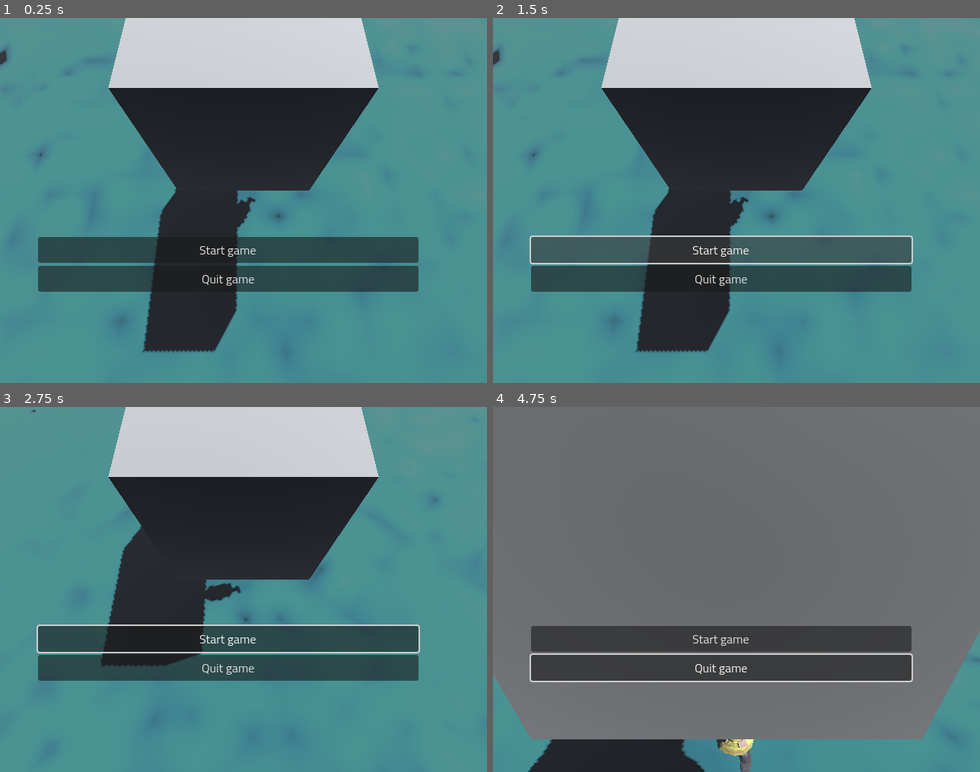
Above: before the commit, frames 1-4 (two rows, left to right).
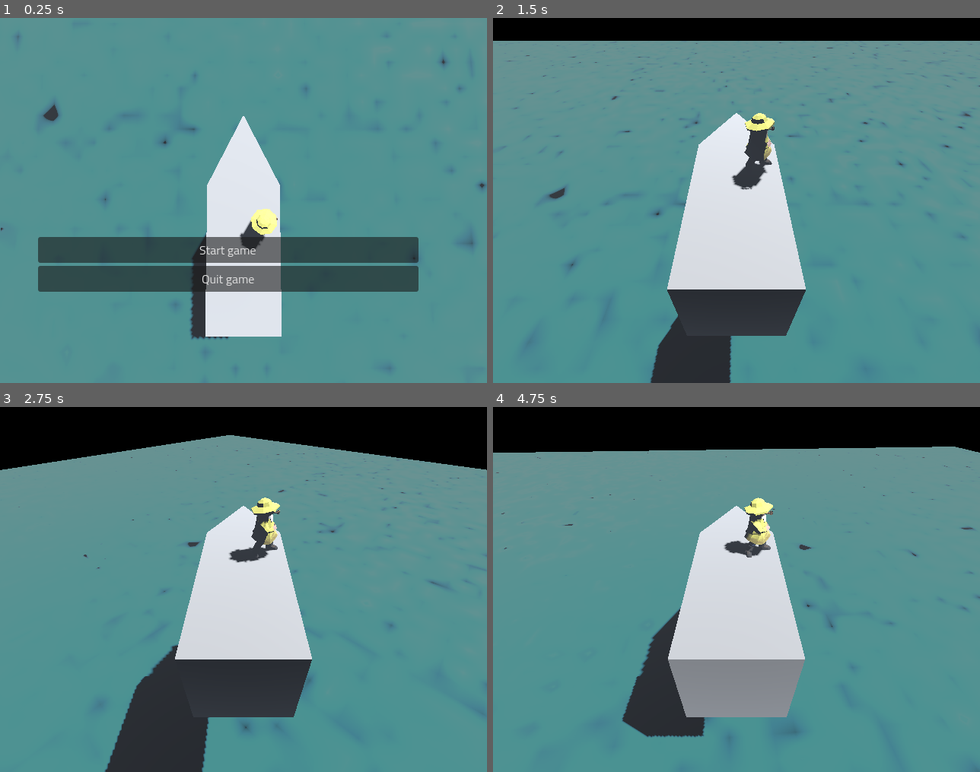
Above: after the commit, the same moments.

Repository: qkas/FGJ2025
Game: Godot game, scene res://scenes/sea/game.tscn
Same seed, same stepped clock (60 frames per second), same inputs: the game is played once before the commit and once after it.
Inputs (mouse positions are in pixels of both pictures, inside the frame that each line leads up to):
- Up to frame 1 (0.25 s): no input
- Up to frame 2 (1.5 s): click "Start game" at 0.5 s; click (721, 251) at 1.25 s, where only the run before the commit has a clickable "Start game"
- Up to frame 3 (2.75 s): tap Enter at 2 s; move the mouse to (350, 571) at 2.02 s; hold D (right) from 2.03 s (still down); hold C from 2.03 s (still down); click (350, 571) at 2.17 s
- Up to frame 4 (4.75 s): release D (right) at 2.75 s; release C at 2.75 s; drag from (639, 607) to (712, 662) at 2.77 s; move the mouse to (785, 509) at 3.52 s; hold D (right) 3.53-4.25 s; hold C 3.53-4.25 s; click (785, 509) at 3.67 s; drag from (712, 662) to (590, 534) at 4.27 s

The runs differ from the first frame. In frame 1, 32% of the frame differs, in the area x 0-100%, y 0-97%; in frame 2, 46%; in frame 3, 52%; in frame 4, 91%, in the area x 0-100%, y 0-100%.

Commit message:
Added game start with animation

Diff:
--- a/entities/boat/boat.gd
+++ b/entities/boat/boat.gd
@@ -1,30 +1,12 @@
 extends CharacterBody3D
 
 @onready var camera_holder: Node3D = $CameraHolder
+@onready var animation_player: AnimationPlayer = $CameraHolder/AnimationPlayer
 
-const max_zoom: float = 1
-const min_zoom: float = -1
-const drag_force: float = 5
+const MAX_ZOOM: float = 1
+const MIN_ZOOM: float = -1
+
 const SPEED = 5.0
-var zoomed_in : bool = false;
-
-
-func _input(event: InputEvent) -> void:
-	if event.is_pressed():
-		if event is InputEventMouseButton:
-			if event.button_index == MOUSE_BUTTON_WHEEL_UP && camera_holder.position.y < max_zoom:
-				camera_holder.position.y += 0.1
-			elif event.button_index == MOUSE_BUTTON_WHEEL_DOWN  && camera_holder.position.y > min_zoom:
-				camera_holder.position.y -= 0.1
-
-	if Input.is_key_pressed(KEY_C):
-		#plays this in reverse
-		if zoomed_in:
-			$CameraHolder/AnimationPlayer.play("zoom_in",-1,-1, true)
-			zoomed_in = false
-		else:
-			$CameraHolder/AnimationPlayer.play("zoom_in")
-			zoomed_in = true
 
 func _physics_process(delta: float) -> void:
 	var input_dir := Input.get_vector("left", "right", "up", "down")
@@ -39,3 +21,14 @@
 		velocity.z = move_toward(velocity.z, 0, SPEED*0.01)
 
 	move_and_slide()
+
+func _input(event: InputEvent) -> void:
+	if event.is_pressed():
+		if event is InputEventMouseButton:
+			if event.button_index == MOUSE_BUTTON_WHEEL_UP and camera_holder.position.y < MAX_ZOOM:
+				camera_holder.position.y += 0.1
+			elif event.button_index == MOUSE_BUTTON_WHEEL_DOWN and camera_holder.position.y > MIN_ZOOM:
+				camera_holder.position.y -= 0.1
+
+func camera_zoom_in():
+	animation_player.play("initialize")
--- a/entities/boat/boat.tscn
+++ b/entities/boat/boat.tscn
@@ -7,65 +7,66 @@
 tracks/0/type = "value"
 tracks/0/imported = false
 tracks/0/enabled = true
-tracks/0/path = NodePath("..:rotation")
+tracks/0/path = NodePath("..:position")
 tracks/0/interp = 1
 tracks/0/loop_wrap = true
 tracks/0/keys = {
 "times": PackedFloat32Array(0),
 "transitions": PackedFloat32Array(1),
 "update": 0,
-"values": [Vector3(-1.22173, 0, 0)]
+"values": [Vector3(0, 15, 0)]
 }
 tracks/1/type = "value"
 tracks/1/imported = false
 tracks/1/enabled = true
-tracks/1/path = NodePath("..:position")
+tracks/1/path = NodePath("..:rotation")
 tracks/1/interp = 1
 tracks/1/loop_wrap = true
 tracks/1/keys = {
 "times": PackedFloat32Array(0),
 "transitions": PackedFloat32Array(1),
 "update": 0,
-"values": [Vector3(0, 4.73899, 6.7679)]
+"values": [Vector3(-1.48353, 0, 0)]
 }
 
-[sub_resource type="Animation" id="Animation_hqcp6"]
-resource_name = "zoom_in"
+[sub_resource type="Animation" id="Animation_6rwih"]
+resource_name = "initialize"
 tracks/0/type = "value"
 tracks/0/imported = false
 tracks/0/enabled = true
-tracks/0/path = NodePath("..:rotation")
+tracks/0/path = NodePath("..:position")
 tracks/0/interp = 1
 tracks/0/loop_wrap = true
 tracks/0/keys = {
-"times": PackedFloat32Array(0, 0.5, 1),
-"transitions": PackedFloat32Array(1, 1.18921, 1.18921),
+"times": PackedFloat32Array(0, 1),
+"transitions": PackedFloat32Array(1, 1),
 "update": 0,
-"values": [Vector3(-1.22173, 0, 0), Vector3(-0.610865, 0, 0), Vector3(0, 0, 0)]
+"values": [Vector3(0, 15, 0), Vector3(0, 8, 10)]
 }
 tracks/1/type = "value"
 tracks/1/imported = false
 tracks/1/enabled = true
-tracks/1/path = NodePath("..:position")
+tracks/1/path = NodePath("..:rotation")
 tracks/1/interp = 1
 tracks/1/loop_wrap = true
 tracks/1/keys = {
-"times": PackedFloat32Array(0, 0.5, 1),
-"transitions": PackedFloat32Array(1, 1, 1),
+"times": PackedFloat32Array(0, 1),
+"transitions": PackedFloat32Array(1, 3),
 "update": 0,
-"values": [Vector3(0, 4.73899, 6.7679), Vector3(0, 0.118093, 7.23137), Vector3(0.3, 1.054, 2.15)]
+"values": [Vector3(-1.48353, 0, 0), Vector3(-0.698132, 0, 0)]
 }
 
 [sub_resource type="AnimationLibrary" id="AnimationLibrary_0qrkx"]
 _data = {
 "RESET": SubResource("Animation_6rhgj"),
-"zoom_in": SubResource("Animation_hqcp6")
+"initialize": SubResource("Animation_6rwih")
 }
 
 [sub_resource type="BoxMesh" id="BoxMesh_iksx1"]
 size = Vector3(4, 4, 8)
 
 [sub_resource type="PrismMesh" id="PrismMesh_dpv1w"]
+size = Vector3(4, 4, 4)
 
 [sub_resource type="BoxShape3D" id="BoxShape3D_jxlmo"]
 
@@ -74,7 +75,7 @@
 script = ExtResource("1_ofn0i")
 
 [node name="CameraHolder" type="Node3D" parent="."]
-transform = Transform3D(1, 0, 0, 0, 0.342021, 0.939693, 0, -0.939693, 0.342021, 0, 4.73899, 6.7679)
+transform = Transform3D(1, 0, 0, 0, 0.0871559, 0.996195, 0, -0.996195, 0.0871559, 0, 15, 0)
 
 [node name="Camera3D" type="Camera3D" parent="CameraHolder"]
 
@@ -85,10 +86,11 @@
 }
 
 [node name="MeshInstance3D" type="MeshInstance3D" parent="."]
+transform = Transform3D(1, 0, 0, 0, 1, 0, 0, 0, 1, 0, 0, 2)
 mesh = SubResource("BoxMesh_iksx1")
 
 [node name="MeshInstance3D2" type="MeshInstance3D" parent="."]
-transform = Transform3D(-4, -6.03983e-07, 2.64009e-14, 0, -1.74846e-07, -4, 6.03983e-07, -4, 1.74846e-07, 0, 0, -6)
+transform = Transform3D(-1, -1.50996e-07, 6.60024e-15, 0, -4.37114e-08, -1, 1.50996e-07, -1, 4.37114e-08, 0, 0, -4)
 mesh = SubResource("PrismMesh_dpv1w")
 
 [node name="CollisionShape3D" type="CollisionShape3D" parent="."]
@@ -98,3 +100,6 @@
 transform = Transform3D(1, 0, 0, 0, 0.930008, 0.36754, 0, -0.36754, 0.930008, 0, 1.17258, 0)
 light_color = Color(0.597176, 0.597176, 0.597176, 1)
 light_energy = 50.0
+
+[node name="Node3D" type="Node3D" parent="."]
+transform = Transform3D(1, 0, 0, 0, 1, 0, 0, 0, 1, 0, 5, 5)
--- a/scenes/sea/game.gd
+++ b/scenes/sea/game.gd
@@ -1,11 +1,8 @@
 extends Node3D
 
+@onready var fisher: Node3D = $Boat/Fisher
+@onready var boat: CharacterBody3D = $Boat
 
-# Called when the node enters the scene tree for the first time.
-func _ready() -> void:
-	pass # Replace with function body.
-
-
-# Called every frame. 'delta' is the elapsed time since the previous frame.
-func _process(delta: float) -> void:
-	pass
+func start_game():
+	boat.camera_zoom_in()
+	$CanvasLayer/MainMenu.hide()
--- a/scenes/sea/game.tscn
+++ b/scenes/sea/game.tscn
@@ -42,14 +42,14 @@
 [node name="Game" type="Node3D"]
 script = ExtResource("1_lkpqq")
 
-[node name="Fisher" parent="." instance=ExtResource("2_3ikad")]
-transform = Transform3D(-0.173648, 0, -0.984808, 0, 1, 0, 0.984808, 0, -0.173648, 1, 3, 0)
-
 [node name="DirectionalLight3D" type="DirectionalLight3D" parent="."]
 transform = Transform3D(-0.866023, -0.433016, 0.250001, 0, 0.499998, 0.866027, -0.500003, 0.749999, -0.43301, 0, 0, 0)
 shadow_enabled = true
 
 [node name="Boat" parent="." instance=ExtResource("3_48tkk")]
+
+[node name="Fisher" parent="Boat" instance=ExtResource("2_3ikad")]
+transform = Transform3D(-0.173648, 0, -0.984808, 0, 1, 0, 0.984808, 0, -0.173648, 1, 2, 0)
 
 [node name="WorldEnvironment" type="WorldEnvironment" parent="."]
 environment = SubResource("Environment_adjph")
@@ -89,4 +89,5 @@
 transform = Transform3D(20, 0, 0, 0, 20, 0, 0, 0, 20, 0, 0, 0)
 shape = SubResource("BoxShape3D_tuwu4")
 
+[connection signal="pressed" from="CanvasLayer/MainMenu/StartGameButton" to="." method="start_game"]
 [connection signal="pressed" from="CanvasLayer/MainMenu/QuitGameButton" to="CanvasLayer/MainMenu" method="quit_game"]
